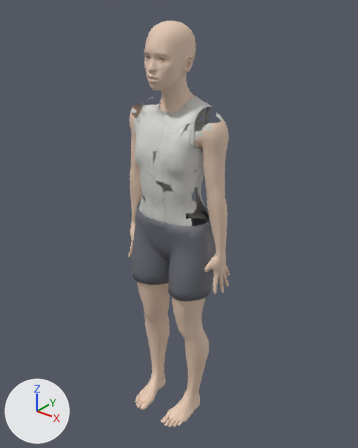
One commit to the FBX model NC_Body_Female_Athletic.fbx: the scene before it, then after it.
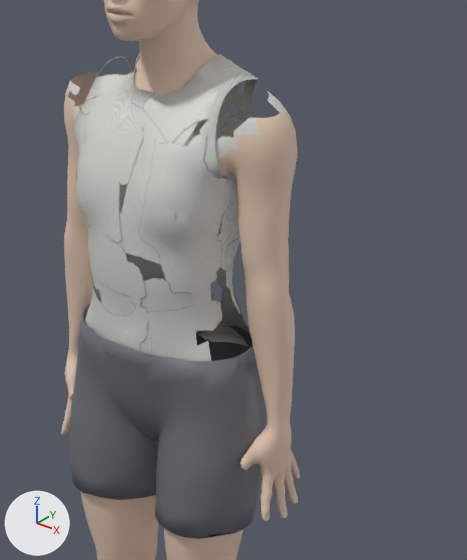
The first picture shows the older version from a 50 mm camera at (4.02, -5.03, 6.31) aimed at (0.01, -0.02, 3.2). The close-ups show the older and then the newer version on the part from 29% to 84% of the width and 16% to 69% of the height of that picture. Only the edits that show in the close-ups are written down. Every picture has the same lights, and +X, +Y and +Z are marked at lower left.

The scene before the commit, as lines of its bpy script (objects in view):
```python
me_female_athletic_leftupperarm_geo = bpy.data.meshes.new('Female_Athletic_LeftUpperArm_Geo')
me_female_athletic_leftupperarm_geo.from_pydata(...)  # 330 vertices, 320 faces; spans x 0.452..0.8, y -0.342..0.169, z 3.783..4.819
me_female_athletic_leftupperarm_geo.materials.append(mat_skin)  # beige #e5c8b3
me_female_athletic_rightlowerarm_geo = bpy.data.meshes.new('Female_Athletic_RightLowerArm_Geo')
me_female_athletic_rightlowerarm_geo.from_pydata(...)  # 247 vertices, 269 faces; spans x -0.841..-0.542, y -0.207..0.045, z 3.028..3.849
me_female_athletic_rightlowerarm_geo.materials.append(mat_skin)  # beige #e5c8b3
me_female_athletic_uppertorso_geo = bpy.data.meshes.new('Female_Athletic_UpperTorso_Geo')
me_female_athletic_uppertorso_geo.from_pydata(...)  # 2828 vertices, 2764 faces; spans x -0.73..0.73, y -0.54..0.31, z 3.15..5.03
me_female_athletic_uppertorso_geo.materials.append(mat_nc_female_athletic_uppertorso_base)  # picture img_nc_female_athletic_uppertorso_base_png
ob_leftupperarm_geo = bpy.data.objects.new('LeftUpperArm_Geo', me_female_athletic_leftupperarm_geo)
ob_leftupperarm_geo.location = (0.0, 0.0, 0.0)
ob_rightlowerarm_geo = bpy.data.objects.new('RightLowerArm_Geo', me_female_athletic_rightlowerarm_geo)
ob_rightlowerarm_geo.location = (0.0, 0.0, 0.0)
ob_uppertorso_geo = bpy.data.objects.new('UpperTorso_Geo', me_female_athletic_uppertorso_geo)
ob_uppertorso_geo.location = (0.0, 0.0, 0.0)
# also in view: 'RightHand_Geo' at (-0.76, -0.08, 2.73); 'RightUpperArm_Geo' at (-0.63, -0.09, 4.3); 'RightUpperLeg_Geo' at (-0.33, -0.17, 2.17); 'Head_Geo' at (0.0, -0.2, 5.38); 'LeftUpperLeg_Geo' at (0.33, -0.17, 2.17)
```
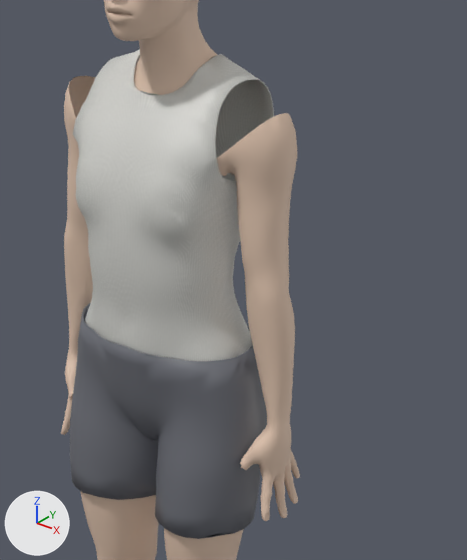
The change, as a diff of the scene's bpy script:
```diff
--- a/NC_Body_Female_Athletic.fbx.py
+++ b/NC_Body_Female_Athletic.fbx.py
@@ me_female_athletic_uppertorso_geo @@
 # used by ob_uppertorso_geo; location = (0.0, 0.0, 0.0)
-me_female_athletic_uppertorso_geo.from_pydata(...)  # 2828 vertices, 2764 faces; spans x -0.73..0.73, y -0.54..0.31, z 3.15..5.03
+me_female_athletic_uppertorso_geo.from_pydata(...)  # 3206 vertices, 3546 faces; spans x -0.7..0.7, y -0.54..0.31, z 3.15..5.03
+# me_female_athletic_uppertorso_geo part 2: 15 vertices moved from x -0.55..0.55, y -0.34..-0.14, z 4.55..4.93 to x -0.54..0.54, y -0.34..-0.14, z 4.56..4.92; 18 vertices removed from x -0.73..0.73, y -0.26..0.1, z 4.64..5.02; 348 vertices added at x -0.7..0.7, y -0.54..0.24, z 4.1..5.03
+# me_female_athletic_uppertorso_geo part 3: 24 vertices added at x 0.22..0.44, y -0.43..0.08, z 3.76..3.79
+# me_female_athletic_uppertorso_geo part 4: 2434 kept faces spanning x -0.7..0.7, y -0.54..0.31, z 3.15..5.03 get new texture (UV) coordinates
+# other edits to the shape of me_female_athletic_uppertorso_geo do not show in these pictures
 me_female_athletic_uppertorso_geo.materials.append(mat_nc_female_athletic_uppertorso_base)
@@ me_female_athletic_leftupperarm_geo @@
 # used by ob_leftupperarm_geo; location = (0.0, 0.0, 0.0)
-me_female_athletic_leftupperarm_geo.from_pydata(...)  # 330 vertices, 320 faces; spans x 0.452..0.8, y -0.342..0.169, z 3.783..4.819
+me_female_athletic_leftupperarm_geo.from_pydata(...)  # 356 vertices, 364 faces; spans x 0.452..0.803, y -0.345..0.16, z 3.803..4.805
+# me_female_athletic_leftupperarm_geo part 1: 2 vertices moved from x 0.522..0.56, y 0.156..0.167, z 4.66..4.697 to x 0.538..0.575, y 0.151..0.157, z 4.639..4.676; 8 vertices removed from x 0.497..0.701, y -0.258..0.169, z 4.617..4.819; 22 vertices added at x 0.463..0.704, y -0.345..0.16, z 4.564..4.805
+# other edits to the shape of me_female_athletic_leftupperarm_geo do not show in these pictures
 me_female_athletic_leftupperarm_geo.materials.append(mat_skin)
```

Boxes (x1, y1, x2, y2) around the edits, measured in the close-ups (467 x 560 px):
'UpperTorso_Geo', reshaped: before (66, 54, 291, 361); after (73, 49, 274, 361)
part 1 of me_female_athletic_leftupperarm_geo, cut back: before (235, 109, 291, 150); after (217, 113, 291, 159)
part 2 of me_female_athletic_uppertorso_geo, reshaped: before (66, 69, 291, 154); after (73, 54, 252, 244)
part 3 of me_female_athletic_uppertorso_geo, added: after (162, 279, 233, 312)
part 4 of me_female_athletic_uppertorso_geo, surface changed: before (74, 54, 283, 361); after (76, 49, 274, 361)
